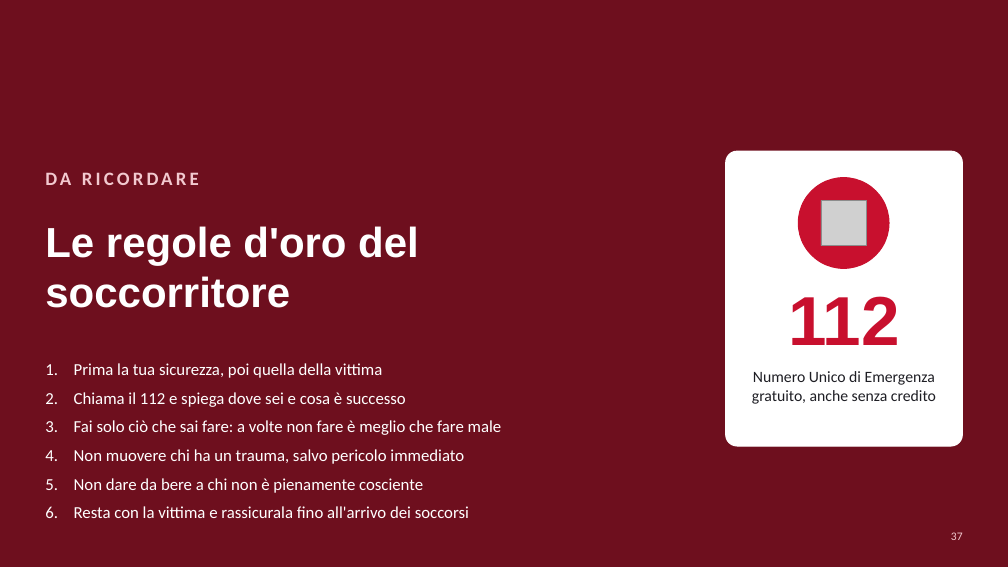
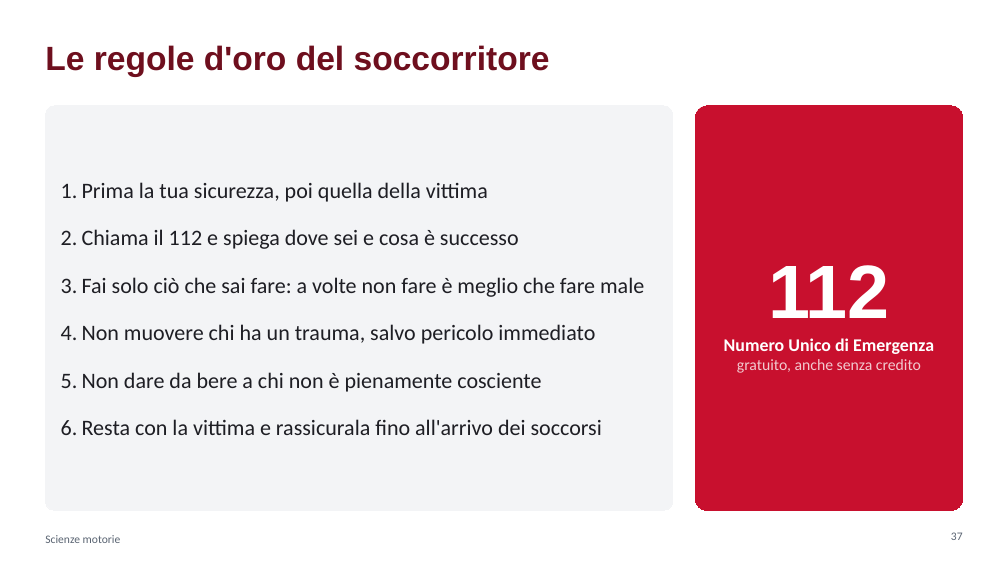
Before and after one commit to krazerrino/ginnastica, a slide deck: slide 37 of Cuore_respiro_e_primo_soccorso.pptx. Drawn at 1008x567 pixels with LibreOffice and Linux fonts; fonts in the diff are those of the drawing; grey boxes stand for pictures. Boxes give left, top, right and bottom in pixels: in the first picture for what was removed or moved away, otherwise in the second. Text is boxed around its words. In the diff, an @@ line names an element or a change of style, - is before the commit and + after.

```diff
--- a/Cuore_respiro_e_primo_soccorso.pptx
+++ b/Cuore_respiro_e_primo_soccorso.pptx
@@ background #6E0F1E to #FFFFFF @@
@@ title "Le regole d'oro del soccorritore": place and size @@
-title "Le regole d'oro del soccorritore" at (45, 226, 419, 308)
+title "Le regole d'oro del soccorritore" at (45, 45, 550, 77)
@@ title "Le regole d'oro del soccorritore" at (45, 45, 550, 77): size 40 to 32 pt, text colour #FFFFFF to #6E0F1E; vertical alignment top to middle @@
@@ rounded rectangle "Prima la tua sicurezza, poi ...": place and size @@
-rounded rectangle "Prima la tua sicurezza, poi ..." at (74, 363, 502, 518)
+rounded rectangle "Prima la tua sicurezza, poi ..." at (45, 106, 673, 510)
@@ rounded rectangle "Prima la tua sicurezza, poi ..." at (45, 106, 673, 510): size 16 to 21 pt, text colour #FFFFFF to #1E1E24; indent changed; more space between paragraphs; vertical alignment top to middle; fill none to #F3F4F6; outline none to #F3F4F6 0.75 pt @@
@@ rounded rectangle "112": place and size @@
-rounded rectangle "112" at (752, 371, 936, 404)
+rounded rectangle "112" at (696, 106, 963, 510)
@@ rounded rectangle "112" at (696, 106, 963, 510): vertical alignment top to middle; fill none to #C8102E; outline none to #C8102E 0.75 pt @@
@@ text removed at (45, 172, 199, 185) @@
-DA RICORDARE
@@ rounded rectangle removed at (726, 151, 963, 446) @@
@@ ellipse removed at (799, 178, 889, 268) @@
@@ picture removed at (821, 200, 867, 246) @@
@@ text in rounded rectangle at (768, 265, 890, 318): paragraph added @@
+112
@@ text removed at (788, 296, 900, 345) @@
-112
@@ text in rounded rectangle at (724, 338, 934, 373): size 15 to 17 pt, text colour #1E1E24 to #FFFFFF, bold on in "Numero Unico di Emergenza"; text colour #1E1E24 to #F2C9CF in "gratuito, anche senza credito" @@
@@ text added at (45, 535, 121, 543), 11 pt, text #5A6472 @@
+Scienze motorie
@@ page number at (951, 532, 963, 540): text colour #F2C9CF to #5A6472 @@
```
Also in this commit, not shown: 36 other slides changed, 1 other file.
